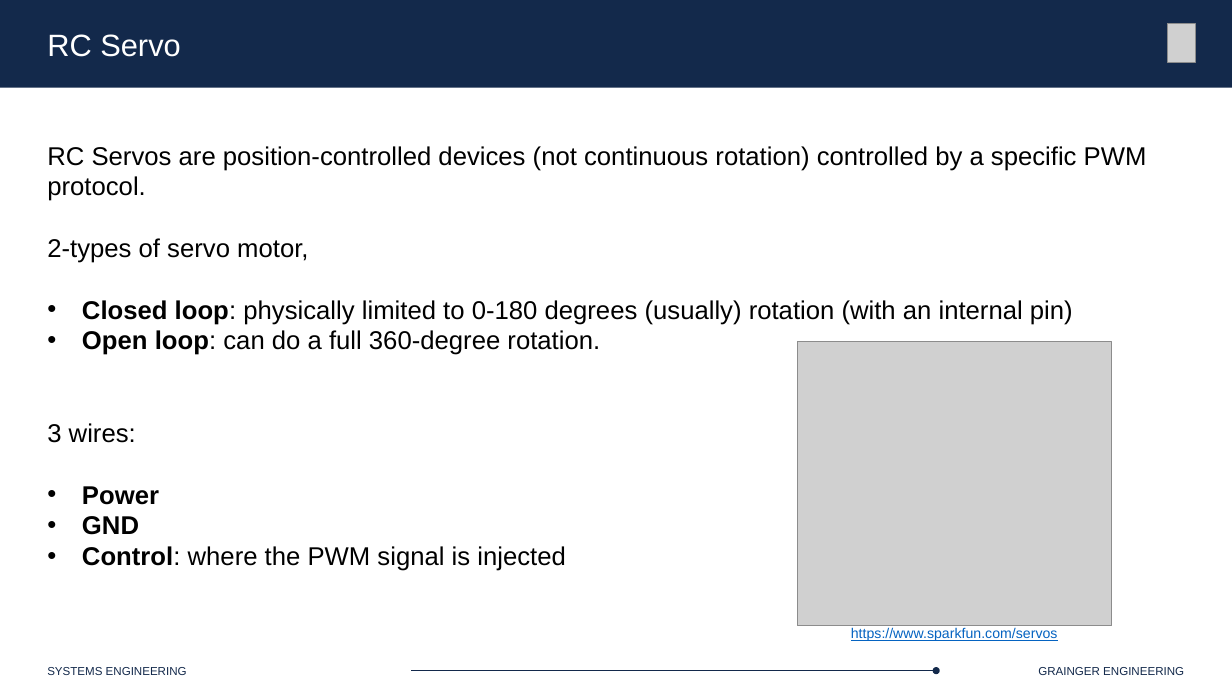
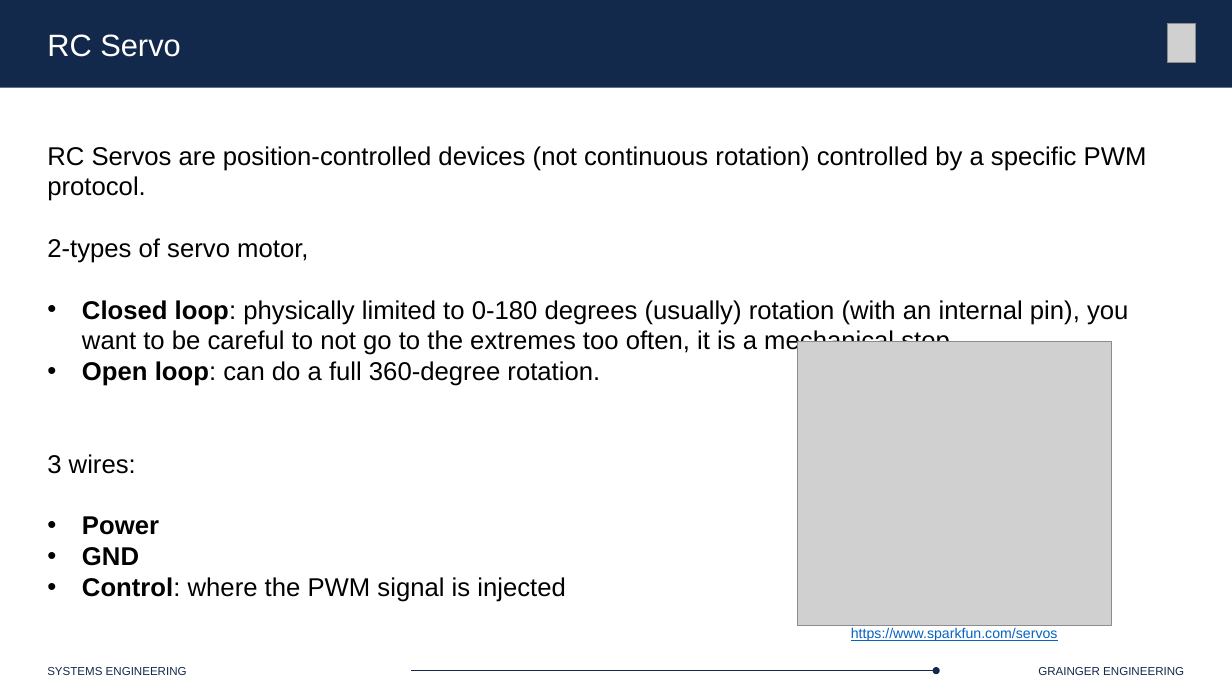
Before and after one commit to Marius-Juston/SE-423---Class-Material, a slide deck: slide 78 of Lectures/Slides/L6.pptx (slide 74 before the commit). Drawn at 1232x693 pixels with LibreOffice and Linux fonts; fonts in the diff are those of the drawing; grey boxes stand for pictures. Boxes give left, top, right and bottom in pixels: in the first picture for what was removed or moved away, otherwise in the second. Text is boxed around its words. In the diff, an @@ line names an element or a change of style, - is before the commit and + after.

```diff
--- a/Lectures/Slides/L6.pptx
+++ b/Lectures/Slides/L6.pptx
@@ text at box(82, 300, 1128, 356): text changed @@
-• Closed loop: physically limited to 0-180 degrees (usually) rotation (with an internal pin)
+• Closed loop: physically limited to 0-180 degrees (usually) rotation (with an internal pin), you want to be careful to not go to the extremes too often, it is a mechanical stop.
```
Also in this commit, not shown: 2 other slides changed, 4 slides added.
